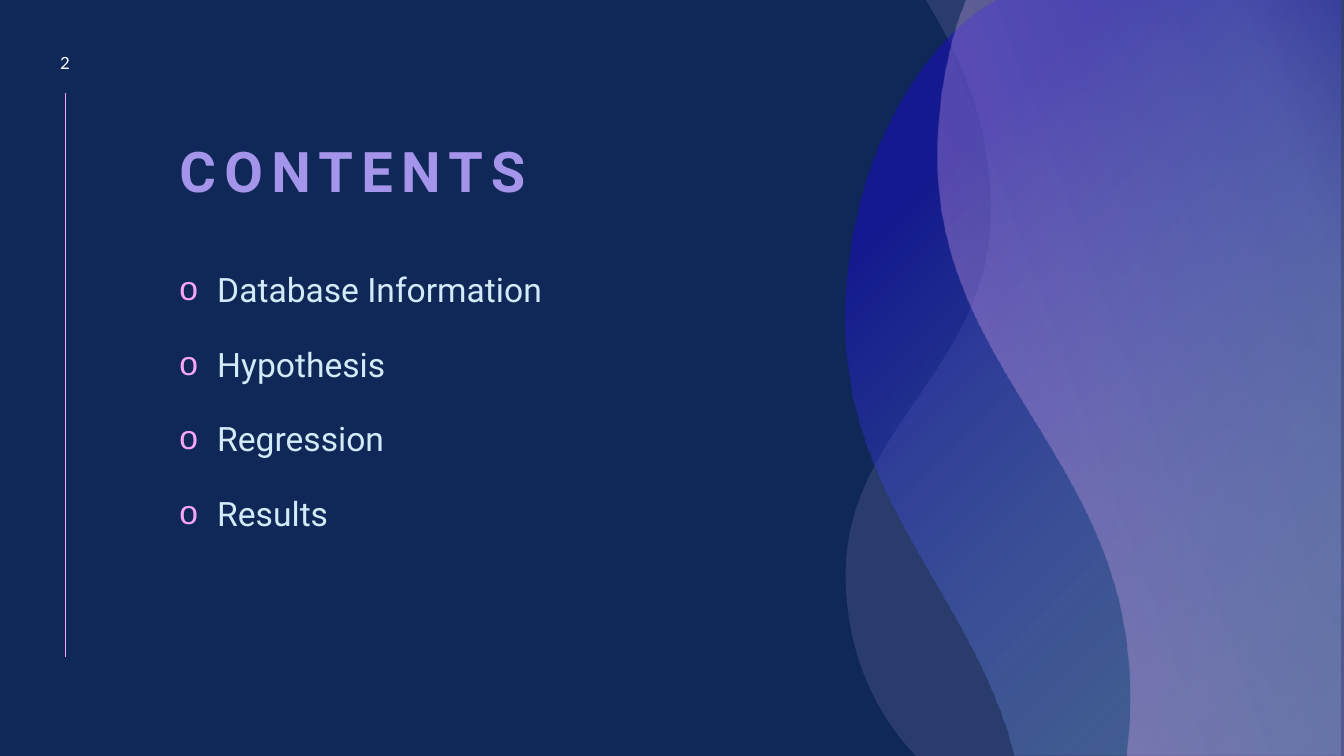
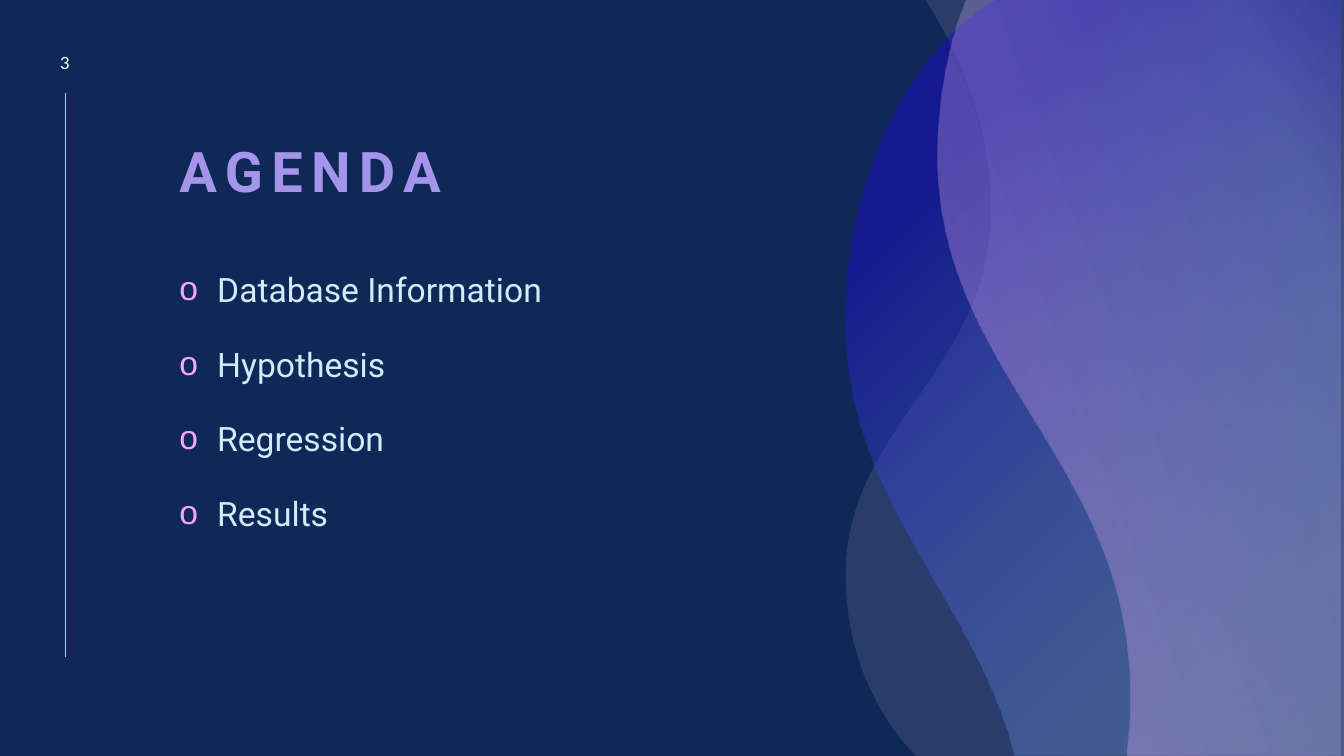
Before and after one commit to joshlynj/active_satellites, a slide deck: slide 3 of ppt/SATELLITE LIFE EXPECTANCY.pptx (slide 2 before the commit). Drawn at 1344x756 pixels with LibreOffice and Linux fonts; fonts in the diff are those of the drawing. Boxes give left, top, right and bottom in pixels: in the first picture for what was removed or moved away, otherwise in the second. Text is boxed around its words. In the diff, an @@ line names an element or a change of style, - is before the commit and + after.

Commit message:
changes made to ppt

```diff
--- a/ppt/SATELLITE LIFE EXPECTANCY.pptx
+++ b/ppt/SATELLITE LIFE EXPECTANCY.pptx
@@ page number at (x1=60, y1=57, x2=70, y2=69): text changed @@
-2
+3
@@ title at (x1=179, y1=151, x2=440, y2=193): text changed @@
-CONTENTS
+AGENDA
```
Also in this commit, not shown: 4 slides added, 4 slides removed.
